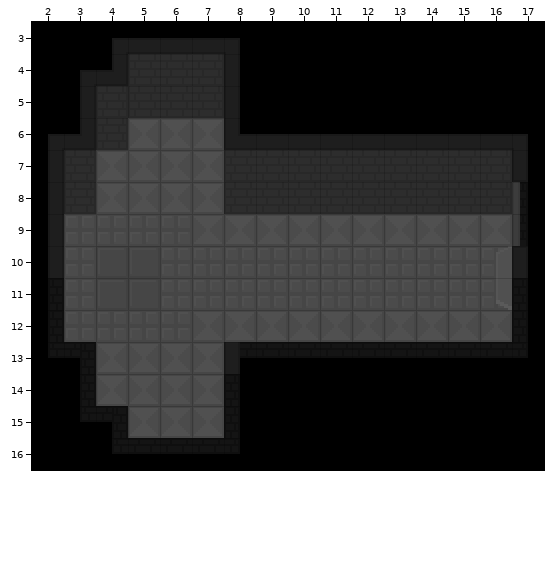
Two states of a Tiled map, android/assets/maps/pedestal_rooms/pedestal_room_right.tmx. Above is the file before it was changed.
Cells are 16x16 px. Shown: x 2..17, y 3..16.
And afterwards:
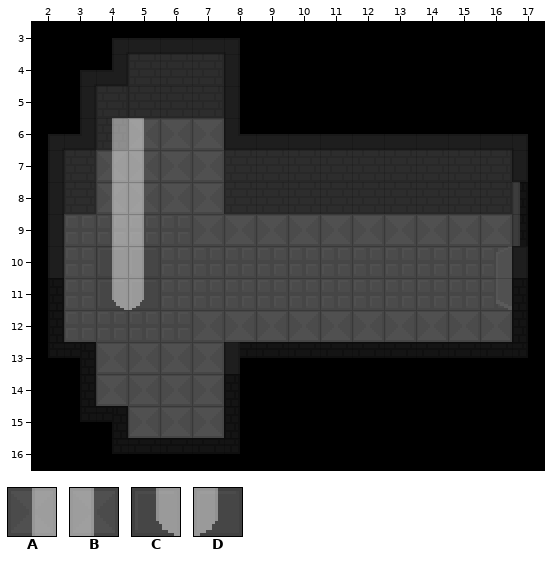
Key: from "tileset": A 56, B 57, C 58, D 59.
_ is an empty cell.
Tiles of an added or newly shown layer are drawn over the layers below it.
See-through tiles are keyed as they look on the map.
From the commit log: Added new graphics like a new carpet and different pedestal lights.
Edits made:
Layer "foreground" (added):
y 6..10: x 4..5 __ -> AB
y 11: x 4..5 __ -> CD
